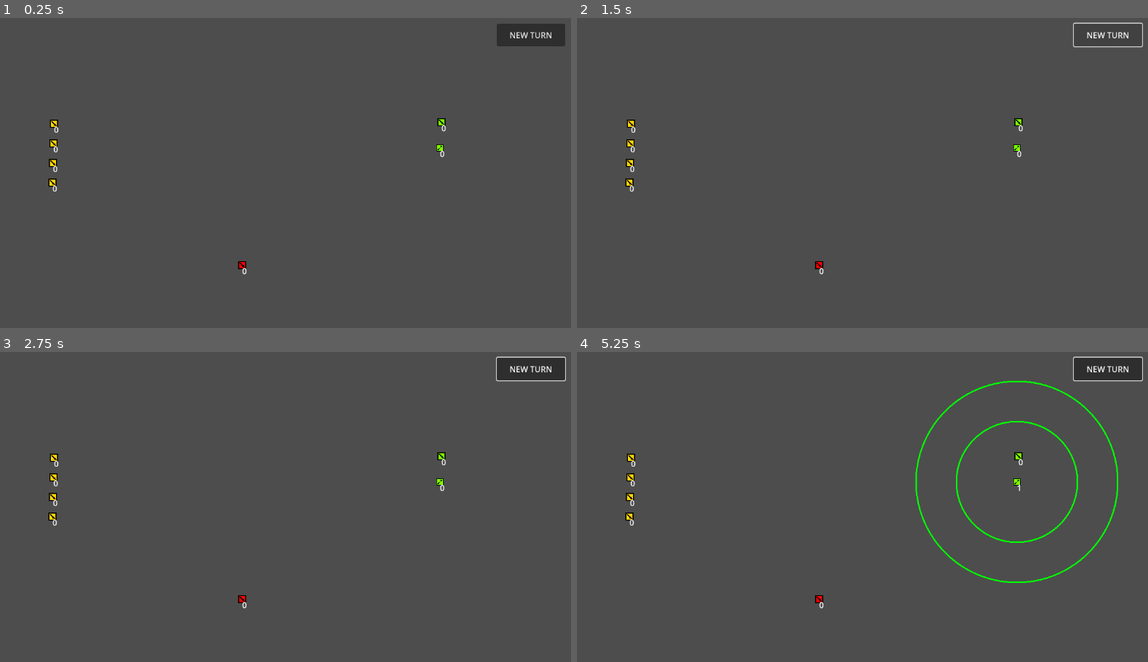
Above: before the commit, frames 1-4 (two rows, left to right).
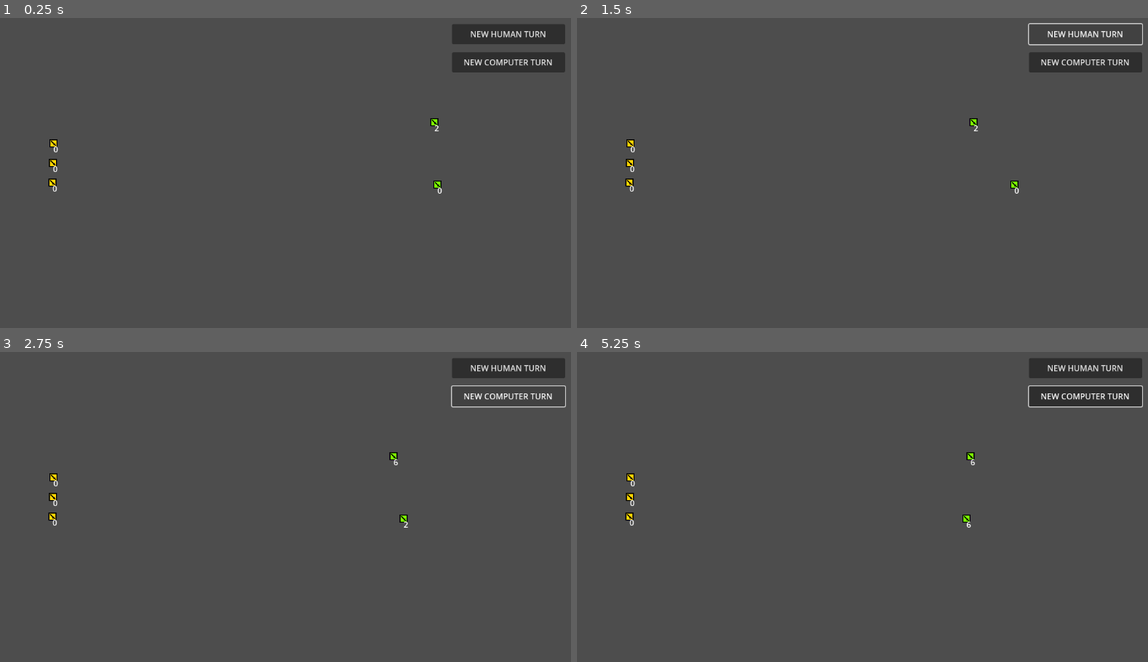
Above: after the commit, the same moments.

Repository: LegionsTheGame/Godot_turnBased
Game: Godot game, scene res://MainScene/scene_main.tscn
Same seed, same stepped clock (60 frames per second), same inputs: the game is played once before the commit and once after it.
Inputs (mouse positions are in pixels of both pictures, inside the frame that each line leads up to):
- Up to frame 1 (0.25 s): no input
- Up to frame 2 (1.5 s): click "NEW TURN" (after the commit: "NEW HUMAN TURN") at 0.5 s; click "NEW TURN" (after the commit: "NEW HUMAN TURN") at 1.25 s
- Up to frame 3 (2.75 s): click (508, 395) at 2 s, where only the run after the commit has a clickable "NEW COMPUTER TURN"
- Up to frame 4 (5.25 s): click (1085, 395) at 2.75 s, where only the run after the commit has a clickable "NEW COMPUTER TURN"; click "NEW TURN" (after the commit: "NEW HUMAN TURN") at 3.5 s; click (1085, 395) at 4.25 s, where only the run after the commit has a clickable "NEW COMPUTER TURN"; tap Enter at 5 s; move the mouse to (1016, 482) at 5.02 s; press the mouse at (1016, 482) at 5.03 s

The runs differ from the first frame. In frame 1, 2.2% of the frame differs, in the area x 8-99%, y 2-83%; in frame 2, 2.0%; in frame 3, 1.4%; in frame 4, 3.5%, in the area x 8-100%, y 1-83%.
Error after the commit: Invalid access to property or key 'signalDone' on a base object of type 'Button'. (res://MainScene/script_computer_team.gd:12)

Commit message:
...

Diff:
--- /dev/null
+++ b/LegionsTurnBased42_2/AI/ai_scene_army.tscn
@@ -0,0 +1,7 @@
+[gd_scene load_steps=3 format=3 uid="uid://bpvco3wxf0bhp"]
+
+[ext_resource type="PackedScene" uid="uid://c5ogq412v2b3v" path="res://ArmyScene/scene_army.tscn" id="1_o6osx"]
+[ext_resource type="Script" path="res://AI/ai_script_army.gd" id="2_h3baq"]
+
+[node name="AISceneArmy" instance=ExtResource("1_o6osx")]
+script = ExtResource("2_h3baq")
--- /dev/null
+++ b/LegionsTurnBased42_2/AI/ai_script_army.gd
@@ -0,0 +1,11 @@
+extends "res://ArmyScene/script_army.gd"
+
+func _make_move():
+	var rng = RandomNumberGenerator.new()
+	print(rng.randf())
+	var saved_state = rng.state # Store current state.
+	print(rng.randf()) # Advance internal state.
+	rng.state = saved_state # Restore the state.
+	print(rng.randf()) # Prints the same value as in previous.
+
+	pass
--- a/LegionsTurnBased42_2/ArmyScene/script_army.gd
+++ b/LegionsTurnBased42_2/ArmyScene/script_army.gd
@@ -1,3 +1,4 @@
+# script_army.gd
 extends ArmyStates
 class_name Army
 
--- a/LegionsTurnBased42_2/MainScene/scene_main.tscn
+++ b/LegionsTurnBased42_2/MainScene/scene_main.tscn
@@ -2,47 +2,50 @@
 
 [ext_resource type="Script" path="res://MainScene/script_main.gd" id="1_l8e2n"]
 [ext_resource type="PackedScene" uid="uid://c5ogq412v2b3v" path="res://ArmyScene/scene_army.tscn" id="2_2m1ud"]
-[ext_resource type="PackedScene" uid="uid://cbsgnl3hrtghq" path="res://ArcherScene/archer_scene.tscn" id="3_fg2sj"]
+[ext_resource type="Script" path="res://MainScene/script_computer_team.gd" id="3_4ix2j"]
 
 [node name="MainScene" type="Node2D"]
 script = ExtResource("1_l8e2n")
 
 [node name="Camera2D" type="Camera2D" parent="."]
 
-[node name="Armies" type="Node2D" parent="."]
+[node name="ResetHumanTurn" type="Button" parent="."]
+offset_left = 320.0
+offset_top = -280.0
+offset_right = 544.0
+offset_bottom = -240.0
+text = "NEW HUMAN TURN
+"
 
-[node name="ArcherScene" parent="Armies" instance=ExtResource("3_fg2sj")]
-position = Vector2(296, -34)
+[node name="HumanTeam" type="Node2D" parent="."]
 
-[node name="SceneArmy2_2" parent="Armies" instance=ExtResource("2_2m1ud")]
-position = Vector2(299, -85)
+[node name="SceneArmy3" parent="HumanTeam" instance=ExtResource("2_2m1ud")]
+position = Vector2(-470, -43)
+team_number = 1
 
-[node name="SceneArmy2_1" parent="Armies" instance=ExtResource("2_2m1ud")]
-position = Vector2(-96, 199)
-team_number = 2
+[node name="SceneArmy2" parent="HumanTeam" instance=ExtResource("2_2m1ud")]
+position = Vector2(-472, 35)
+team_number = 1
 
-[node name="SceneArmy1_4" parent="Armies" instance=ExtResource("2_2m1ud")]
+[node name="SceneArmy1" parent="HumanTeam" instance=ExtResource("2_2m1ud")]
 position = Vector2(-471, -4)
 team_number = 1
 
-[node name="SceneArmy1_3" parent="Armies" instance=ExtResource("2_2m1ud")]
-position = Vector2(-472, 35)
-team_number = 1
+[node name="ComputerTeam" type="Node2D" parent="."]
+script = ExtResource("3_4ix2j")
 
-[node name="SceneArmy1_2" parent="Armies" instance=ExtResource("2_2m1ud")]
-position = Vector2(-470, -43)
-team_number = 1
+[node name="SceneArmy1" parent="ComputerTeam" instance=ExtResource("2_2m1ud")]
+position = Vector2(299, -85)
 
-[node name="SceneArmy1_1" parent="Armies" instance=ExtResource("2_2m1ud")]
-position = Vector2(-469, -82)
-team_number = 1
+[node name="SceneArmy2" parent="ComputerTeam" instance=ExtResource("2_2m1ud")]
+position = Vector2(291, 39)
 
-[node name="ResetTurn" type="Button" parent="."]
-offset_left = 409.0
-offset_top = -281.0
+[node name="ResetComputerTurn" type="Button" parent="ComputerTeam"]
+offset_left = 320.0
+offset_top = -224.0
 offset_right = 544.0
-offset_bottom = -236.0
-text = "NEW TURN
-"
+offset_bottom = -184.0
+text = "NEW COMPUTER TURN"
 
-[connection signal="button_down" from="ResetTurn" to="." method="_on_reset_turn_button_down"]
+[connection signal="button_down" from="ResetHumanTurn" to="." method="_on_reset_turn_button_down"]
+[connection signal="button_down" from="ComputerTeam/ResetComputerTurn" to="ComputerTeam" method="_on_reset_computer_turn_button_down"]
--- /dev/null
+++ b/LegionsTurnBased42_2/MainScene/script_computer_team.gd
@@ -0,0 +1,35 @@
+extends Node2D
+
+
+var computerTeam 	= []
+var armyInFocus :Army	= null
+var indexArmy = 0
+
+func _ready():
+	computerTeam = get_children()
+	armyInFocus = computerTeam[indexArmy]
+	for a in computerTeam:
+		a.signalDone.connect(_recived_army_done)
+	pass
+
+
+func _process(delta):
+	if armyInFocus.is_ready():
+		armyInFocus.set_selected()
+		var new_pos = armyInFocus.global_position + Vector2(-100,0)
+		armyInFocus.set_destination(new_pos)
+	pass
+
+
+func _recived_army_done(army:Army):
+	print("computer army done .. new army ",indexArmy )
+	if indexArmy < computerTeam.size()-1:
+		indexArmy +=1
+		armyInFocus = computerTeam[indexArmy]
+
+	pass
+
+
+func _on_reset_computer_turn_button_down():
+
+	pass
--- a/LegionsTurnBased42_2/MainScene/script_main.gd
+++ b/LegionsTurnBased42_2/MainScene/script_main.gd
@@ -1,13 +1,13 @@
 extends Node2D
 class_name Main
 
-var armies 	= []
+var team0 	= []
 var armyInFocus :Army	= null
 
 
 func _ready():
-	armies 	= $Armies.get_children()
-	for a in armies:
+	team0 	= $HumanTeam.get_children()
+	for a in team0:
 		a.signalSelected.connect(_recived_army_selected)
 		a.signalDone.connect(_recived_army_done)
 	pass
@@ -20,14 +20,14 @@
 
 
 func _recived_army_selected(army:Army):
-	print("A selected : ", army, " armyInFocus : ", armyInFocus)
+	#print("A selected : ", army, " armyInFocus : ", armyInFocus)
 	# Det er lidt indviklet hvornår man må vælge en ny hær!!
 	# .... dette kan forbedres
 	# .... måske behøver man ikke at sætte armyInFocus til null
 	if (army.is_ready() and armyInFocus == null) or (army.is_ready() and armyInFocus != null and armyInFocus.is_ready()):
 		armyInFocus = army
 		armyInFocus.set_selected()
-	print("B selected : ", army, " armyInFocus : ", armyInFocus)
+	#print("B selected : ", army, " armyInFocus : ", armyInFocus)
 	pass
 
 
@@ -39,6 +39,6 @@
 
 
 func _on_reset_turn_button_down():
-	for a in armies:
+	for a in team0:
 		a.set_ready();
 	pass
